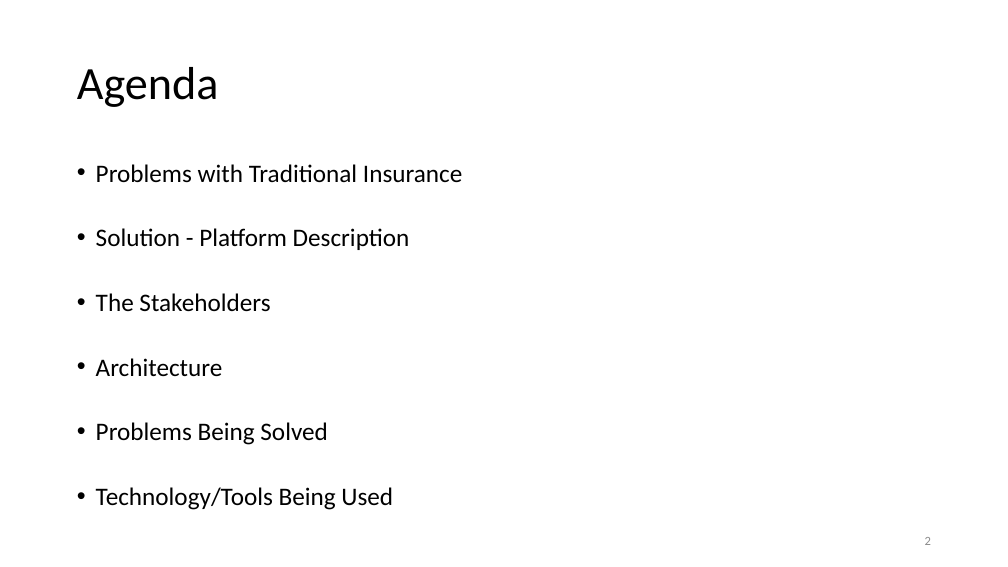
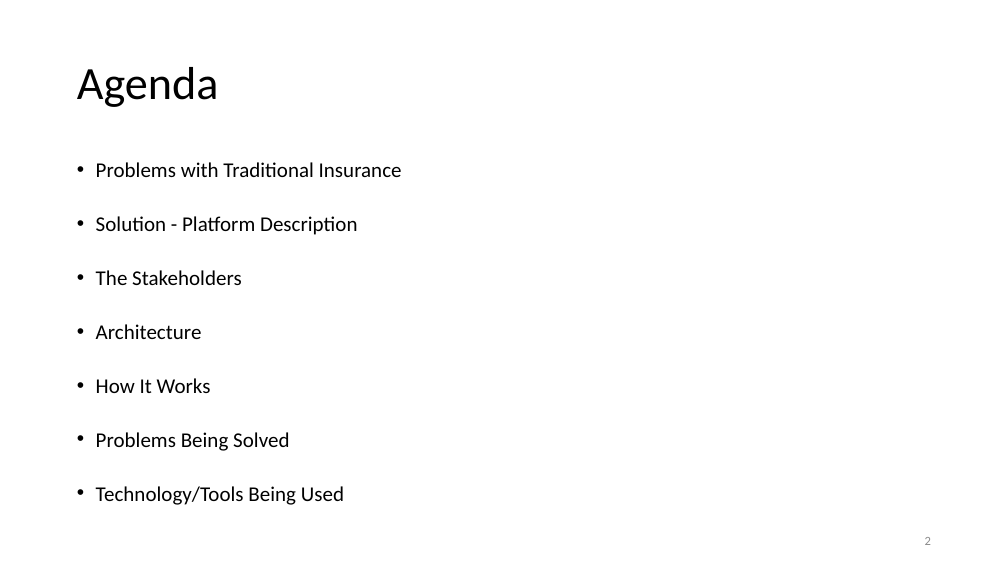
Before and after one commit to jamiefrobison/CropInsuranceSolution, a slide deck: slide 2 of Decentralized Crop Insurance Solution.pptx. Drawn at 1008x567 pixels with LibreOffice and Linux fonts; fonts in the diff are those of the drawing. Boxes give left, top, right and bottom in pixels: in the first picture for what was removed or moved away, otherwise in the second. Text is boxed around its words. In the diff, an @@ line names an element or a change of style, - is before the commit and + after.

```diff
--- a/Decentralized Crop Insurance Solution.pptx
+++ b/Decentralized Crop Insurance Solution.pptx
@@ text at (96, 162, 402, 505): size 24 to 20 pt @@
@@ text at (96, 378, 211, 393): paragraph added @@
+• How It Works
```
Also in this commit, not shown: 8 other slides changed, 2 slides added.
